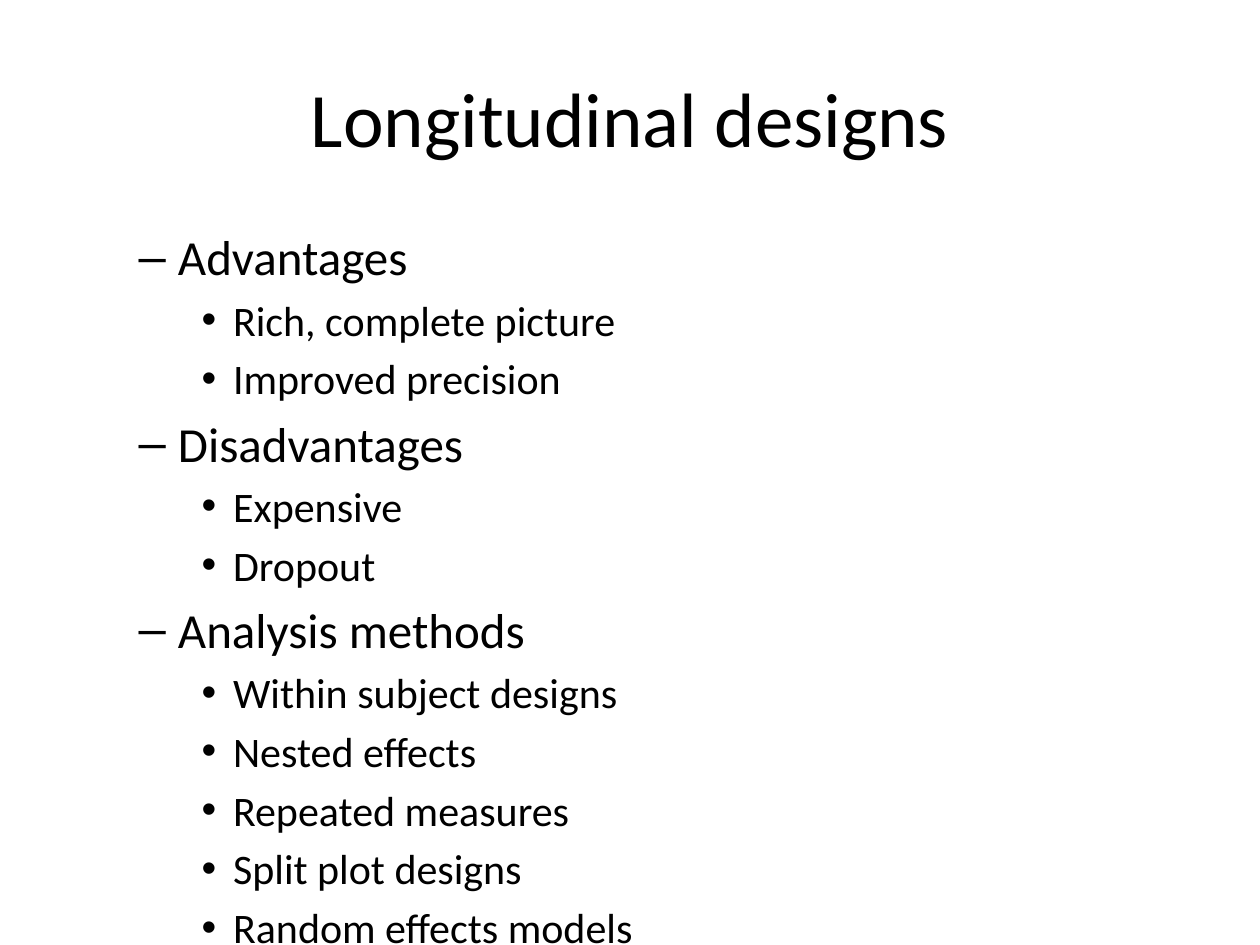
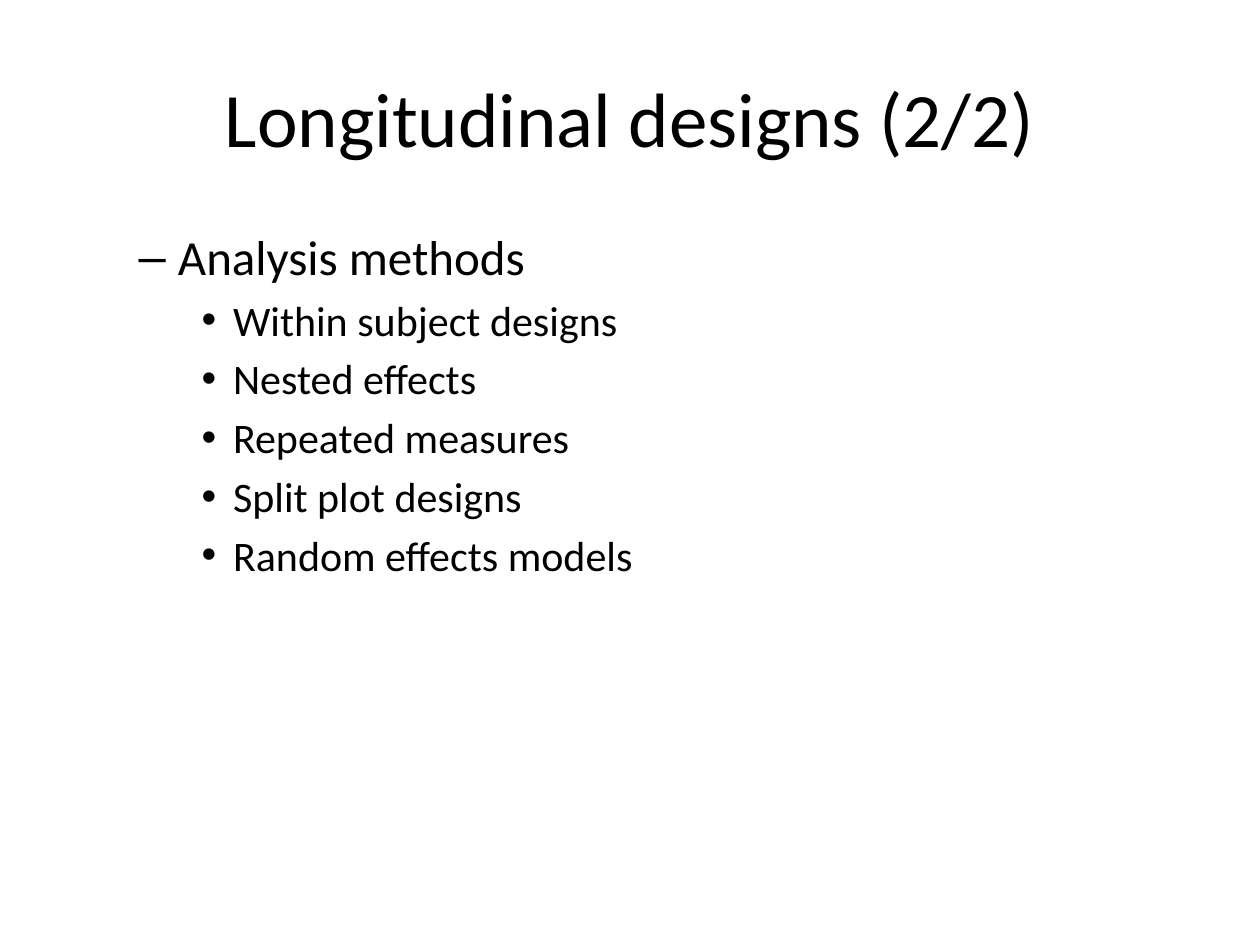
Before and after one commit to classes-medb/5510, a slide deck: slide 79 of src/video-13-statistical-models.pptx (slide 71 before the commit). Drawn at 1260x945 pixels with LibreOffice and Linux fonts; fonts in the diff are those of the drawing. Boxes give left, top, right and bottom in pixels: in the first picture for what was removed or moved away, otherwise in the second. Text is boxed around its words. In the diff, an @@ line names an element or a change of style, - is before the commit and + after.

```diff
--- a/src/video-13-statistical-models.pptx
+++ b/src/video-13-statistical-models.pptx
@@ title at bbox=[225, 91, 1033, 161]: text changed @@
-Longitudinal designs
+Longitudinal designs (2/2)
@@ text at bbox=[178, 241, 615, 588]: paragraphs removed @@
-  – Advantages
-    • Rich, complete picture
-    • Improved precision
-  – Disadvantages
-    • Expensive
-    • Dropout
```
Also in this commit, not shown: 3 other slides changed, 8 slides added, 8 other files.
